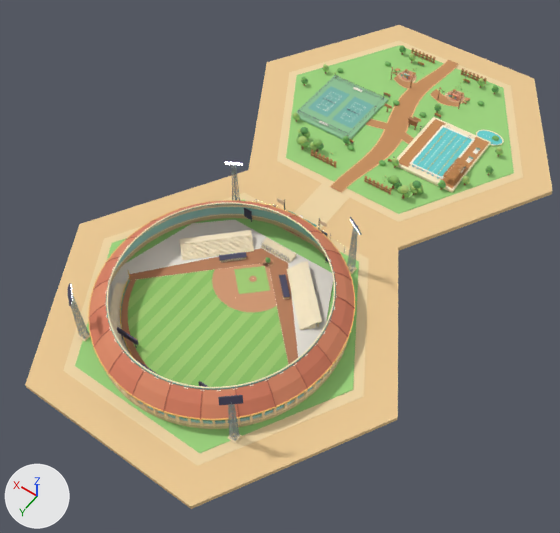
An edit to the glTF model winston-island-park/park-mobile.glb, drawn before and after from the same camera.
The view is the same before and after, from a 50 mm lens placed at (-7.76, 12.84, 16.39), pointed at (-0.07, 2.07, -0.54). The axes (+X, +Y, +Z) are drawn at lower left. The lights are the same throughout. The picture after the commit comes second. Where no turn or scale is listed for an object, it has been applied to the vertices. Vertices at exactly the same position are counted once.
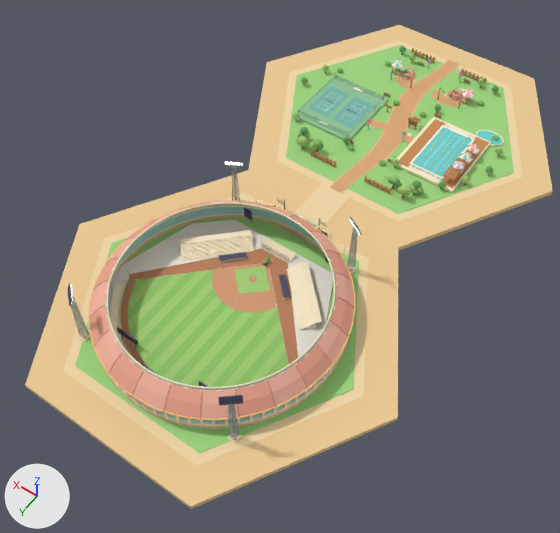
The change, as a list of edits to the scene's bpy script:
```text
Change mat_roof_blue_panels:
    mat_roof_blue_panels.base_color: (0.753, 0.262, 0.141) -> (0.896, 0.451, 0.342)  # orange #e18c69 -> beige #f3b39e
Change mat_roof_blue:
    mat_roof_blue.base_color: (0.708, 0.216, 0.122) -> (0.839, 0.376, 0.266)  # orange #db8062 -> beige #eca58d
Add mat_park_candy_green:
    mat_park_candy_green = principled_material('Park candy green')
    mat_park_candy_green.base_color = (0.205, 0.451, 0.27)  # green #7db38e
    mat_park_candy_green.roughness = 0.8
Add mat_park_candy_mint:
    mat_park_candy_mint = principled_material('Park candy mint')
    mat_park_candy_mint.base_color = (0.283, 0.644, 0.546)  # cyan #91d2c3
    mat_park_candy_mint.roughness = 0.8
Add mat_park_candy_cream:
    mat_park_candy_cream = principled_material('Park candy cream')
    mat_park_candy_cream.base_color = (1.0, 0.88, 0.68)  # pale yellow #fff1d7
    mat_park_candy_cream.roughness = 0.8
Add mat_park_candy_lemon:
    mat_park_candy_lemon = principled_material('Park candy lemon')
    mat_park_candy_lemon.base_color = (0.947, 0.68, 0.212)  # yellow #f9d77f
    mat_park_candy_lemon.roughness = 0.8
Add mat_park_candy_lilac:
    mat_park_candy_lilac = principled_material('Park candy lilac')
    mat_park_candy_lilac.base_color = (0.558, 0.44, 0.745)  # purple #c5b1e0
    mat_park_candy_lilac.roughness = 0.8
Add mat_park_candy_strawberry:
    mat_park_candy_strawberry = principled_material('Park candy strawberry')
    mat_park_candy_strawberry.base_color = (0.807, 0.168, 0.223)  # red #e87282
    mat_park_candy_strawberry.roughness = 0.8
Add mat_park_candy_rose:
    mat_park_candy_rose = principled_material('Park candy rose')
    mat_park_candy_rose.base_color = (0.913, 0.347, 0.423)  # pink #f59fae
    mat_park_candy_rose.roughness = 0.8
Change me_mesh_0:
    used by ob_mesh_0; location = (-5.12, 8.87, -0.26)
    remove me_mesh_0.from_pydata(...)  # 63819 vertices, 111518 faces; spans x 0.0..10.2, y -17.7..0.0, z 0.0..2.2
    add me_mesh_0.from_pydata(...)  # 68351 vertices, 120170 faces; spans x 0.0..10.2, y -17.7..0.0, z 0.0..2.2
    me_mesh_0 part 1: 2 vertices moved within x 3.9, y -15.4, z 0.3; 3480 vertices added at x 2.4..6.6, y -16.1..-12.0, z 0.3..0.8
    other edits to the shape of me_mesh_0 do not show in these pictures
    add me_mesh_0.materials.append(mat_park_candy_green)  # green #7db38e
    add me_mesh_0.materials.append(mat_park_candy_mint)  # cyan #91d2c3
    add me_mesh_0.materials.append(mat_park_candy_rose)  # pink #f59fae
    add me_mesh_0.materials.append(mat_park_candy_lemon)  # yellow #f9d77f
    add me_mesh_0.materials.append(mat_park_candy_lilac)  # purple #c5b1e0
    add me_mesh_0.materials.append(mat_park_candy_cream)  # pale yellow #fff1d7
    add me_mesh_0.materials.append(mat_park_candy_strawberry)  # red #e87282
```

Location of each change, (x1, y1, x2, y2) in pixels of the pictures (560 x 533 px):
'Mesh_0', recoloured, reshaped: (25, 25, 553, 509) in both
part 1 of me_mesh_0, built on: after (367, 60, 478, 169)
